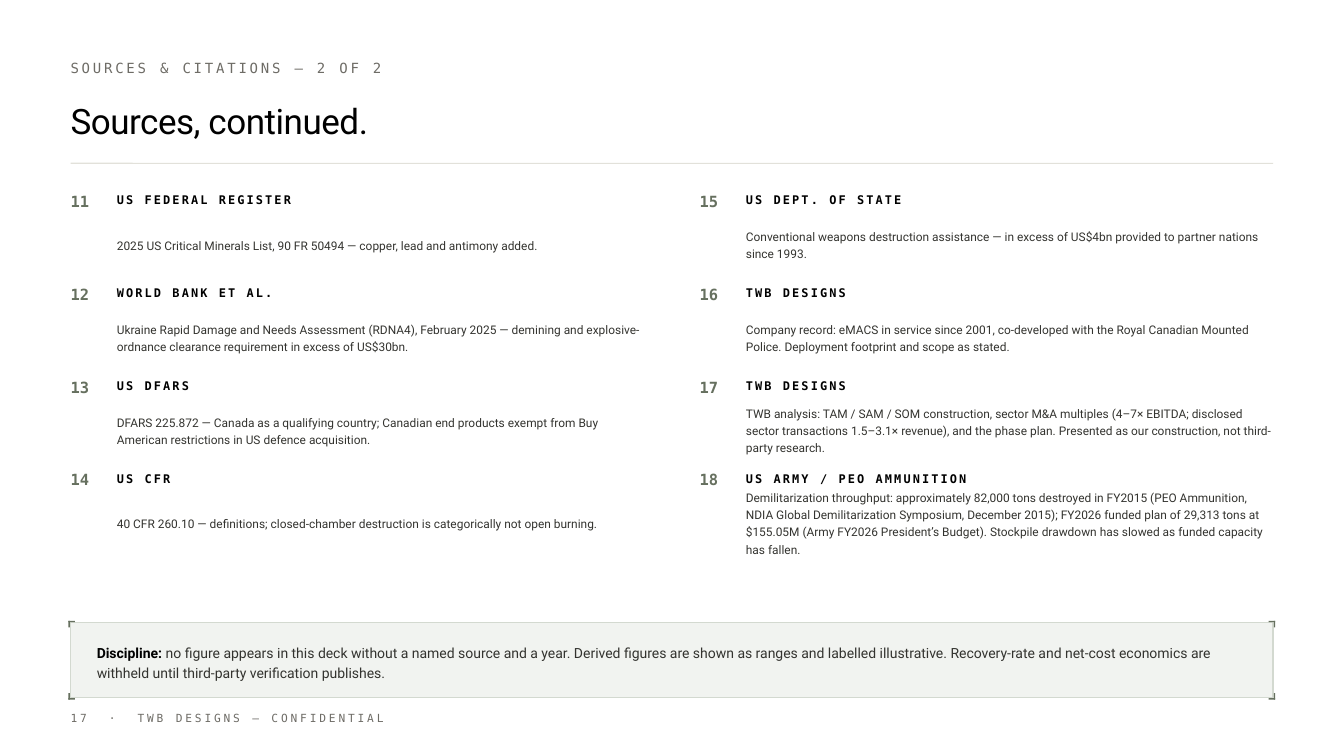
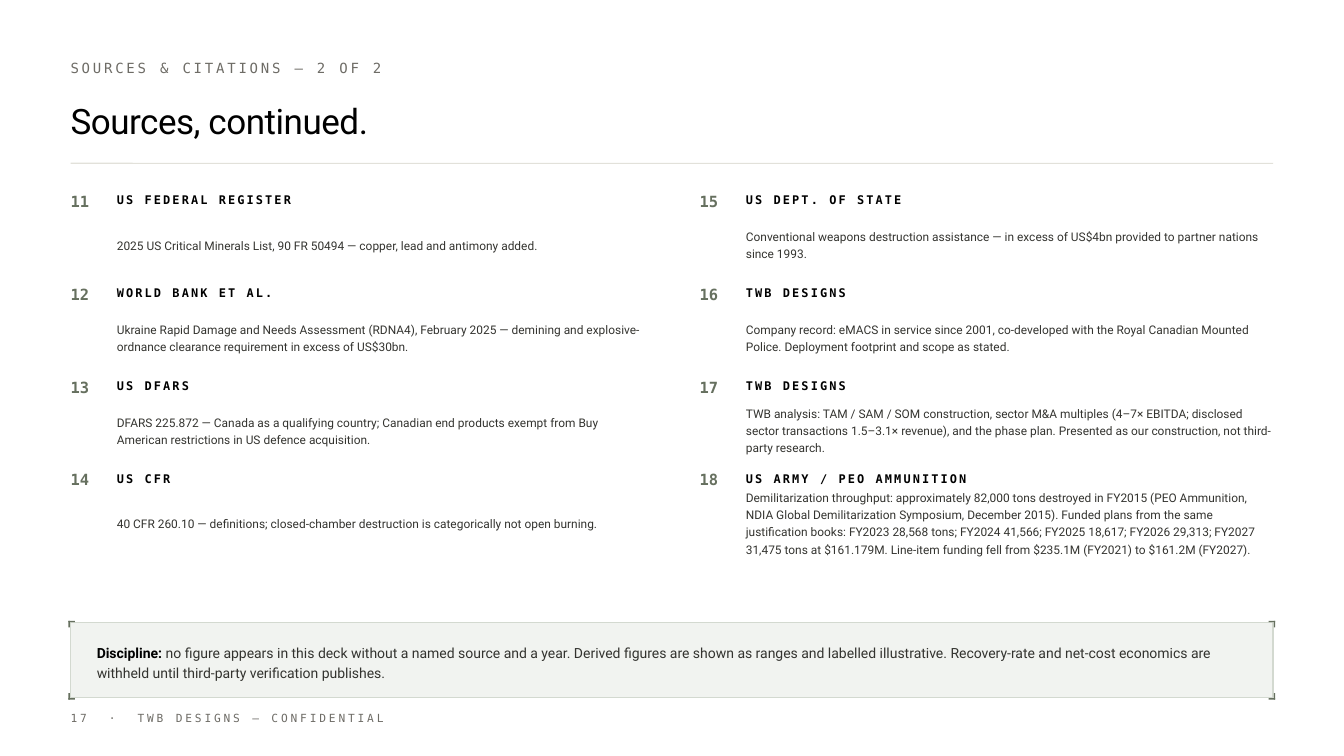
Before and after one commit to tomyouzwyshyn/TWB-Designs, a slide deck: slide 17 of deck/TWB_Investment_Deck.pptx. Drawn at 1344x756 pixels with LibreOffice and Linux fonts; fonts in the diff are those of the drawing. Boxes give left, top, right and bottom in pixels: in the first picture for what was removed or moved away, otherwise in the second. Text is boxed around its words. In the diff, an @@ line names an element or a change of style, - is before the commit and + after.

```diff
--- a/deck/TWB_Investment_Deck.pptx
+++ b/deck/TWB_Investment_Deck.pptx
@@ text at <box>746,492,1255,557</box>: text changed @@
-Demilitarization throughput: approximately 82,000 tons destroyed in FY2015 (PEO Ammunition, NDIA Global Demilitarization Symposium, December 2015); FY2026 funded plan of 29,313 tons at $155.05M (Army FY2026 President’s Budget). Stockpile drawdown has slowed as funded capacity has fallen.
+Demilitarization throughput: approximately 82,000 tons destroyed in FY2015 (PEO Ammunition, NDIA Global Demilitarization Symposium, December 2015). Funded plans from the same justification books: FY2023 28,568 tons; FY2024 41,566; FY2025 18,617; FY2026 29,313; FY2027 31,475 tons at $161.179M. Line-item funding fell from $235.1M (FY2021) to $161.2M (FY2027).
```
Also in this commit, not shown: 1 other slide changed, 1 slide added, 1 slide removed.
